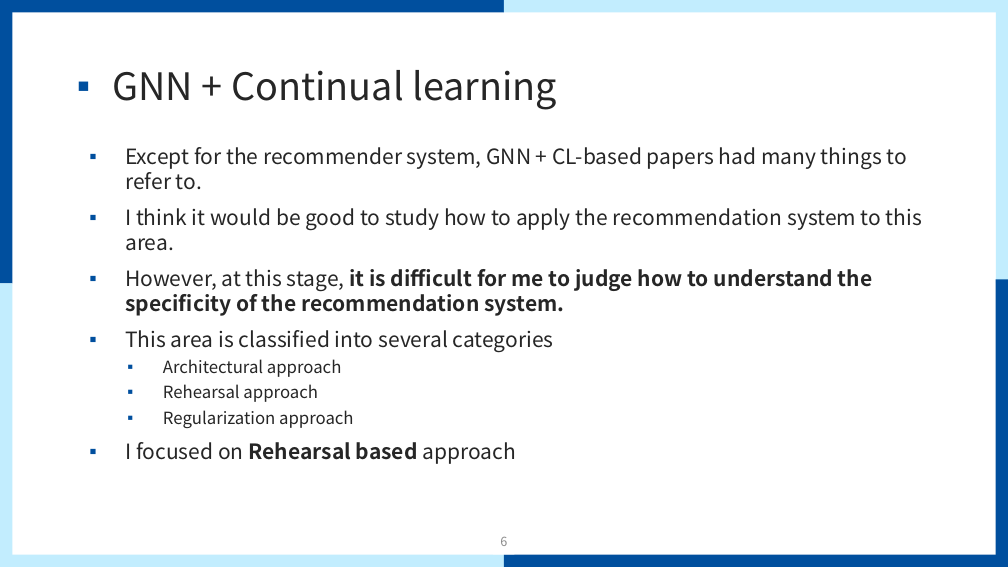
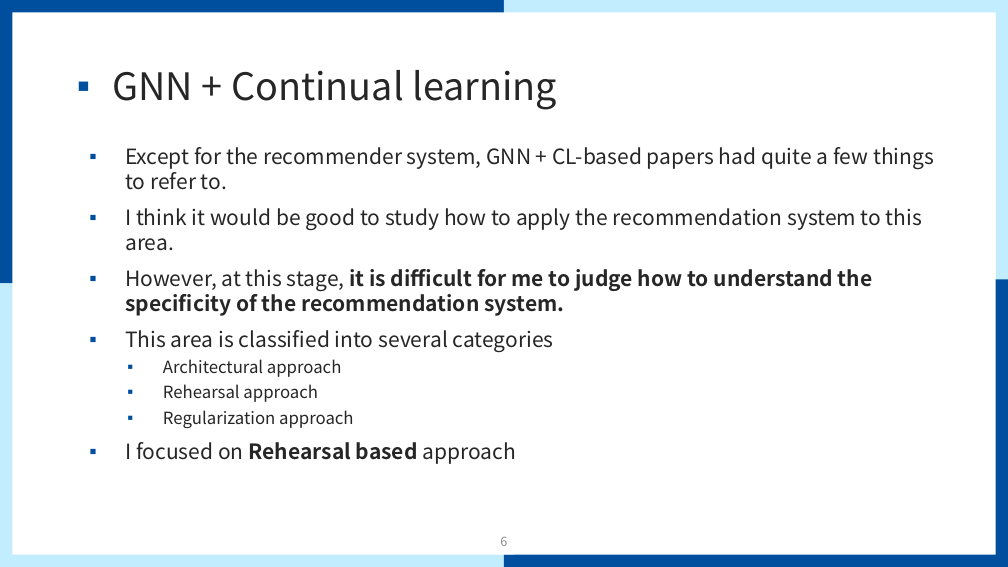
Before and after one commit to mmvv11/GraduateStudies, a slide deck: slide 6 of papers/papersForKCC/논문 관련 조사 및 아이디어.pptx. Drawn at 1008x567 pixels with LibreOffice and Linux fonts; fonts in the diff are those of the drawing; background and template pictures are left out. Boxes give left, top, right and bottom in pixels: in the first picture for what was removed or moved away, otherwise in the second. Text is boxed around its words. In the diff, an @@ line names an element or a change of style, - is before the commit and + after.

```diff
--- a/papers/papersForKCC/논문 관련 조사 및 아이디어.pptx
+++ b/papers/papersForKCC/논문 관련 조사 및 아이디어.pptx
@@ text at [125, 147, 934, 190]: text changed @@
-▪ Except for the recommender system, GNN + CL-based papers had many things to refer to.
+▪ Except for the recommender system, GNN + CL-based papers had quite a few things to refer to.
```
Also in this commit, not shown: 1 other slide changed, 2 slides added, 1 slide removed.
